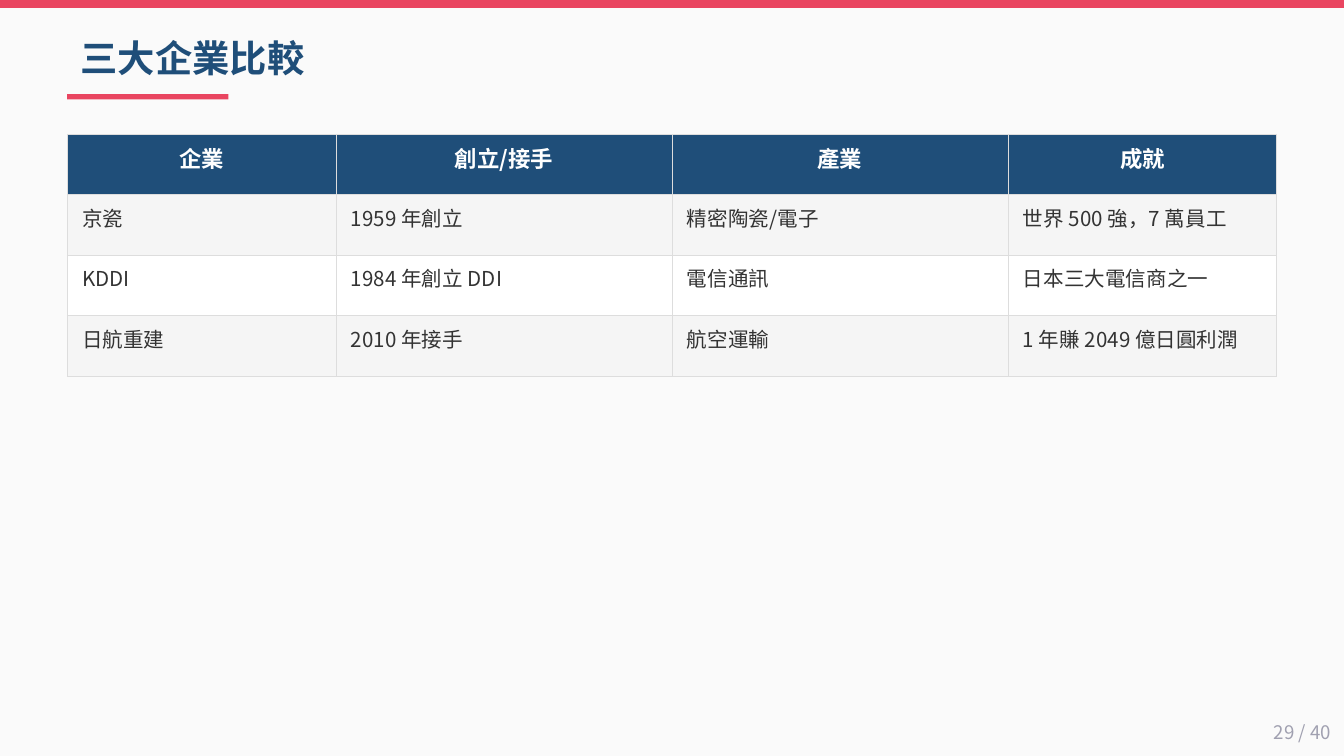
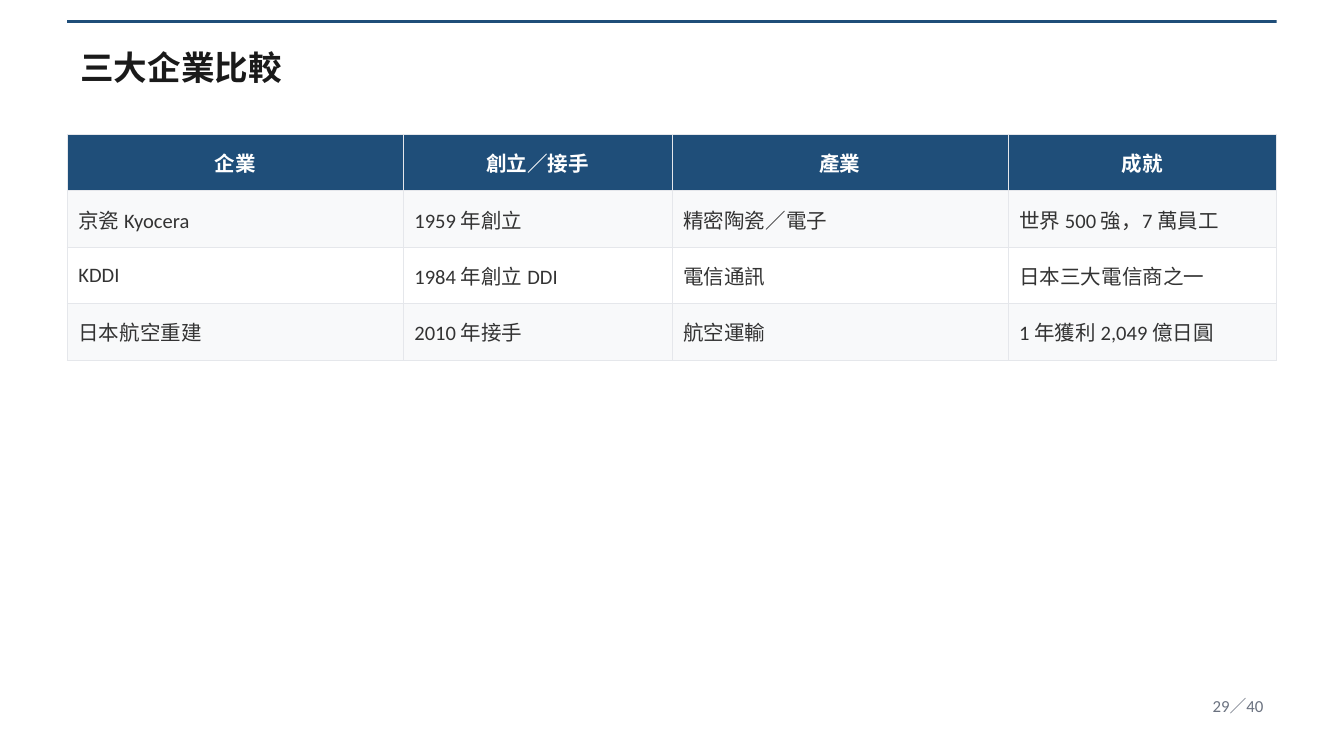
Before and after one commit to Lingo1516/Lingo1516.github.io, a slide deck: slide 29 of 阿米巴經營_40頁完整講義.pptx. Drawn at 1344x756 pixels with LibreOffice and Linux fonts; fonts in the diff are those of the drawing. Boxes give left, top, right and bottom in pixels: in the first picture for what was removed or moved away, otherwise in the second. Text is boxed around its words. In the diff, an @@ line names an element or a change of style, - is before the commit and + after.

Commit message:
update 阿米巴講義 v2 McKinsey style

```diff
--- a/阿米巴經營_40頁完整講義.pptx
+++ b/阿米巴經營_40頁完整講義.pptx
@@ background #FAFAFA to #FFFFFF @@
@@ rectangle: place and size @@
-rectangle at bbox=[0, 0, 1344, 8]
+rectangle at bbox=[67, 20, 1277, 23]
@@ rectangle at bbox=[67, 20, 1277, 23]: fill #E94560 to #1F4E79 @@
@@ text "三大企業比較": place and size @@
-text "三大企業比較" at bbox=[80, 40, 304, 76]
+text "三大企業比較" at bbox=[80, 51, 282, 83]
@@ text "三大企業比較" at bbox=[80, 51, 282, 83]: size 20 to 18 pt, font Noto Sans CJK TC to Calibri, text colour #1F4E79 to #1A1A1A @@
@@ rectangle removed at bbox=[67, 94, 228, 99] @@
@@ table at bbox=[67, 134, 1277, 347] @@
-row 1, column 2: 創立/接手
+row 1, column 2: 創立／接手
-row 2, column 1: 京瓷
+row 2, column 1: 京瓷 Kyocera
-row 2, column 3: 精密陶瓷/電子
+row 2, column 3: 精密陶瓷／電子
-row 4, column 1: 日航重建
+row 4, column 1: 日本航空重建
-row 4, column 4: 1 年賺 2049 億日圓利潤
+row 4, column 4: 1 年獲利 2,049 億日圓
@@ fill #F5F5F5 to #F8F9FA in 8 cells @@
@@ size 12 to 11 pt in "企業", "產業", "成就" @@
@@ font Noto Sans CJK TC to Calibri in "企業", "產業", "成就", "1959 年創立" and 7 more places @@
@@ borders changed @@
@@ text at bbox=[1213, 698, 1264, 713]: text changed; size 10 to 9 pt; font Noto Sans CJK TC to Calibri; text colour #A0A0B0 to #6B7280 @@
-29 / 40
+29／40
```
Also in this commit, not shown: 39 other slides changed.
